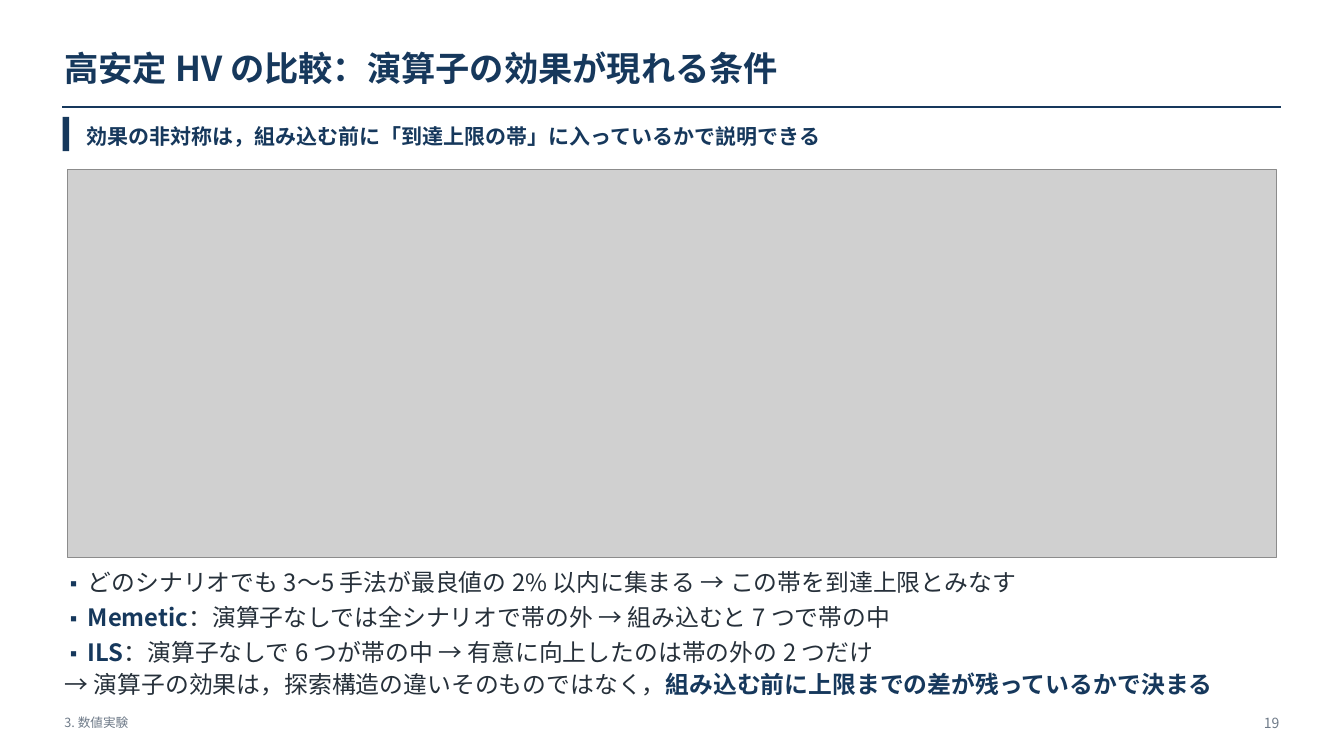
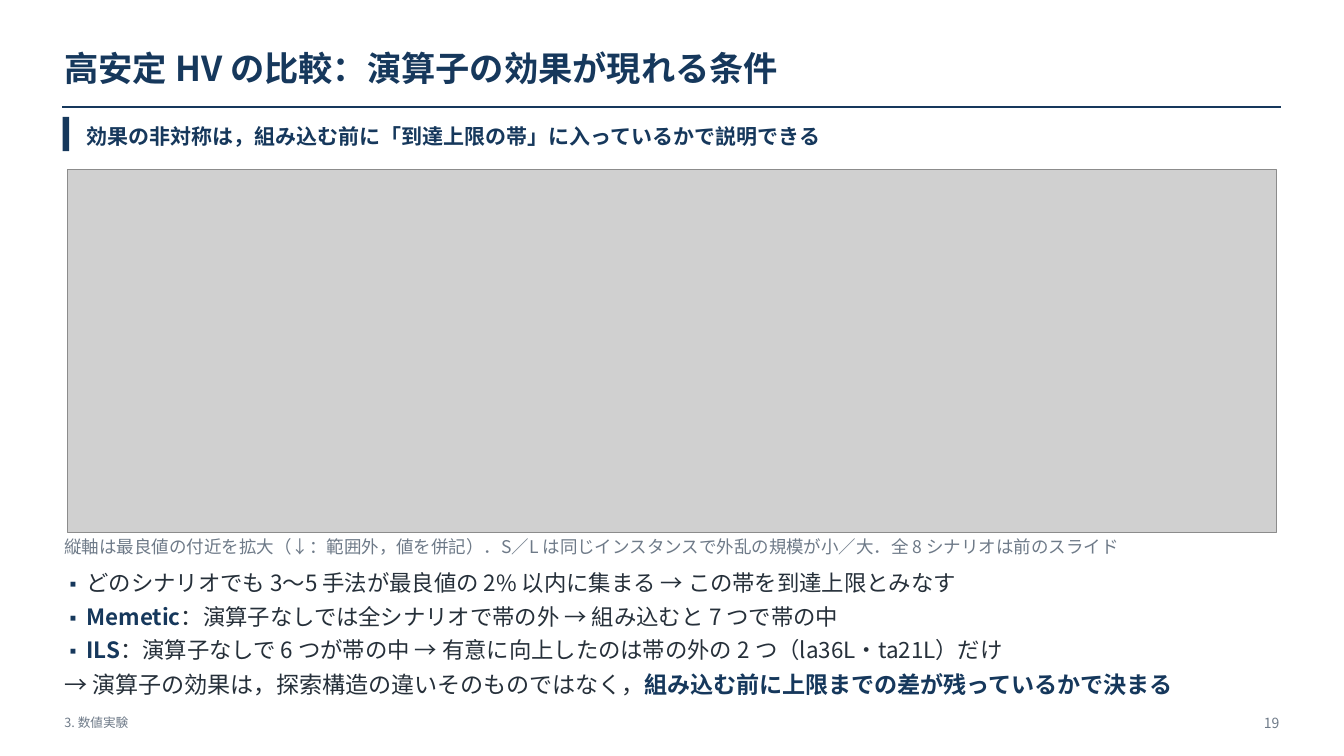
Before and after one commit to kitotakumi/stability_scheduling, a slide deck: slide 19 of doc/presentation_materials/JIMA2026fall_発表.pptx. Drawn at 1344x756 pixels with LibreOffice and Linux fonts; fonts in the diff are those of the drawing; grey boxes stand for pictures. Boxes give left, top, right and bottom in pixels: in the first picture for what was removed or moved away, otherwise in the second. Text is boxed around its words. In the diff, an @@ line names an element or a change of style, - is before the commit and + after.

```diff
--- a/doc/presentation_materials/JIMA2026fall_発表.pptx
+++ b/doc/presentation_materials/JIMA2026fall_発表.pptx
@@ picture: place and size @@
-picture at [68,169,1277,558]
+picture at [68,169,1277,532]
@@ text added at [64,538,1118,555], 12.5 pt, text #6E7A88 @@
+縦軸は最良値の付近を拡大（↓：範囲外，値を併記）．S／L は同じインスタンスで外乱の規模が小／大．全 8 シナリオは前のスライド
@@ text at [87,572,956,627]: size 13.6 to 12.8 pt in "▪", "▪"; size 17 to 16 pt in "どのシナリオでも 3〜5 手法が最良値の 2% 以内に集まる → この帯を到達上限とみなす", "Memetic：演算子なしでは全シナリオで帯の外 → 組み込むと 7 つで帯の中" @@
@@ text at [87,639,1002,660]: text changed; size 17 to 16 pt @@
-▪ ILS：演算子なしで 6 つが帯の中 → 有意に向上したのは帯の外の 2 つだけ
+▪ ILS：演算子なしで 6 つが帯の中 → 有意に向上したのは帯の外の 2 つ（la36L・ta21L）だけ
@@ text "→ 演算子の効果は，探索構造の違いそのものではなく，組み込む前に上限までの差が残っているかで決まる" at [93,673,1173,696]: size 17 to 16.5 pt @@
```
Also in this commit, not shown: 1 other slide changed, 4 other files.
